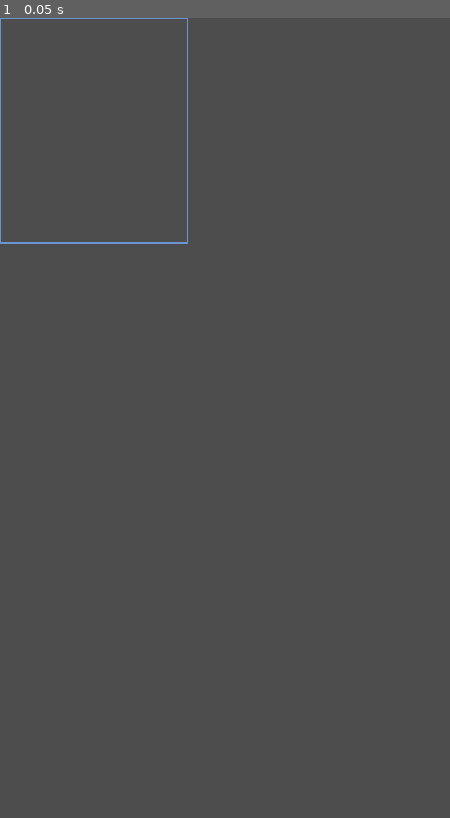
Above: before the commit, frame 1.
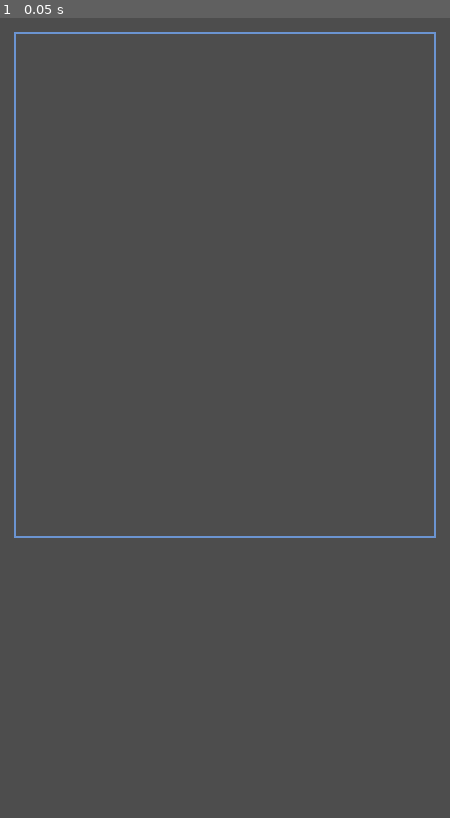
Above: after the commit, the same moment.

Repository: vonkanehoffen/cool-timer-2
Game: Godot game, scene res://scenes/animations/falling_gems.tscn
Two runs of this game, one before a commit and one after it. Both use one fixed random seed, a clock stepped at 60 frames per second and the inputs below. This scene is started directly instead of the project's main scene.
Inputs:
- Up to frame 1 (0.05 s): no input

The runs differ from the first frame. In frame 1, 1.3% of the frame differs, in the area x 0-97%, y 0-65%.
Error before the commit: Invalid assignment of property or key 'position' with value of type 'Vector2' on a base object of type 'Nil'. (res://scripts/animations/falling_gems.gd:73)

Commit message:
Fix Falling Gems nil refs by deferring animation sync until ready
AnimationHost called on_animation_mounted and apply_animation_props
immediately after add_child(), before the animation scene's _ready()
ran. @onready node refs (floor, walls, bin outline) were still null,
causing Invalid assignment of 'position' on Nil in _update_bin_layout.

Defer mount and prop sync until the active animation emits ready, and
guard animation scripts with is_node_ready() on resize/update paths.

Co-authored-by: vonkanehoffen <vonkanehoffen@users.noreply.github.com>

Diff:
--- a/scripts/animations/animation_host.gd
+++ b/scripts/animations/animation_host.gd
@@ -28,23 +28,37 @@
 		return
 	_active_animation = scene.instantiate()
 	add_child(_active_animation)
-	if _active_animation is AnimationBase:
-		(_active_animation as AnimationBase).on_animation_mounted()
-	if _last_props != null:
-		_push_props(_last_props)
 	animation_changed.emit(current_animation_id)
+	_when_animation_ready(_run_mount_and_sync)
 
 
 func apply_props(props: AnimationProps) -> void:
 	_last_props = props
-	_push_props(props)
+	_when_animation_ready(_sync_props)
 
 
-func _push_props(props: AnimationProps) -> void:
-	if _active_animation == null:
+func _when_animation_ready(callback: Callable) -> void:
+	if _active_animation == null or not is_instance_valid(_active_animation):
+		return
+	if _active_animation.is_node_ready():
+		callback.call()
+	else:
+		_active_animation.ready.connect(callback, CONNECT_ONE_SHOT)
+
+
+func _run_mount_and_sync() -> void:
+	if _active_animation == null or not is_instance_valid(_active_animation):
+		return
+	if _active_animation is AnimationBase:
+		(_active_animation as AnimationBase).on_animation_mounted()
+	_sync_props()
+
+
+func _sync_props() -> void:
+	if _active_animation == null or _last_props == null:
 		return
 	if _active_animation.has_method("apply_animation_props"):
-		_active_animation.call("apply_animation_props", props)
+		_active_animation.call("apply_animation_props", _last_props)
 
 
 func _clear_active() -> void:
--- a/scripts/animations/falling_gems.gd
+++ b/scripts/animations/falling_gems.gd
@@ -14,20 +14,30 @@
 var _rng := RandomNumberGenerator.new()
 
 
-func on_animation_mounted() -> void:
+func _ready() -> void:
 	_rng.randomize()
 	_ensure_collision_shapes()
+	_update_bin_layout()
+
+
+func on_animation_mounted() -> void:
 	_reset_gems()
 
 
 func _ensure_collision_shapes() -> void:
+	if not is_node_ready():
+		return
 	for wall in [left_wall, right_wall, floor_body]:
+		if wall == null:
+			continue
 		var shape_node: CollisionShape2D = wall.get_node("CollisionShape2D")
 		if shape_node.shape == null:
 			shape_node.shape = RectangleShape2D.new()
 
 
 func apply_animation_props(props: AnimationProps) -> void:
+	if not is_node_ready():
+		return
 	_update_bin_layout()
 	var target_count := 0
 	match props.status:
@@ -69,6 +79,8 @@
 
 
 func _update_bin_layout() -> void:
+	if not is_node_ready() or bin_outline == null or floor_body == null:
+		return
 	var rect := _get_bin_rect()
 	bin_outline.position = rect.position
 	bin_outline.size = rect.size
@@ -94,5 +106,5 @@
 
 
 func _notification(what: int) -> void:
-	if what == NOTIFICATION_RESIZED:
+	if what == NOTIFICATION_RESIZED and is_node_ready():
 		_update_bin_layout()
--- a/scripts/animations/snake_trail.gd
+++ b/scripts/animations/snake_trail.gd
@@ -20,6 +20,8 @@
 
 
 func apply_animation_props(props: AnimationProps) -> void:
+	if not is_node_ready():
+		return
 	if absf(props.progress - _last_progress) < 0.0001 and props.status != TimerConstants.STATUS_IDLE:
 		if props.status != TimerConstants.STATUS_COMPLETED:
 			return
@@ -43,7 +45,7 @@
 
 
 func _notification(what: int) -> void:
-	if what == NOTIFICATION_RESIZED:
+	if what == NOTIFICATION_RESIZED and is_node_ready():
 		_rebuild_path()
 
 
@@ -53,6 +55,8 @@
 
 
 func _update_layout() -> void:
+	if not is_node_ready() or grid_background == null:
+		return
 	if size.x <= 0.0 or size.y <= 0.0:
 		return
 	var usable := size - Vector2(24, 24)
